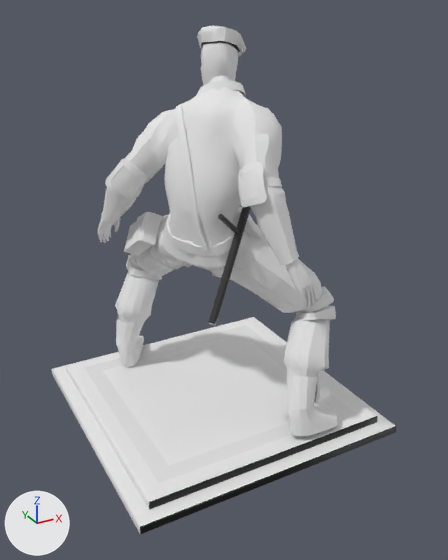
The FBX model Resource/Models/testmodel.fbx as it was, and as the next commit left it.
Camera for both pictures: a 50 mm lens placed at (8.079, -4.547, 1.424), pointed at (9.043, -2.795, 0.549). Lighting does not change. The marker at lower left points along +X, +Y and +Z. Where no turn or scale is listed for an object, it has been applied to the vertices.
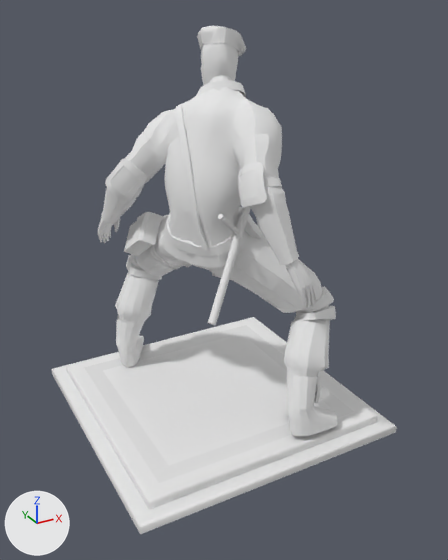
What changed in the scene script:
```text
Add mat_material__12415:
    mat_material__12415 = principled_material('Material #12415')
    mat_material__12415.base_color = (0.8, 0.8, 0.8)  # white #e7e7e7
    mat_material__12415.roughness = 1.0
Change me_mesh:
    where me_mesh.from_pydata(...)  # 5793 vertices, 11289 faces; spans x -0.5..0.5, y -0.5..0.5, z 0.0..1.37
    used by ob_box077; location = (9.028, -2.719, 0.0)
    me_mesh part 1: 32 of the faces centred in x 0.034..0.156, y 0.028..0.183, z 1.263..1.325 switch from mat_material__12434_slot__5 (black #000000) to mat_material__11594 (white #e7e7e7)
    me_mesh part 2: 96 of the faces centred in x -0.43..0.43, y -0.5..-0.448, z 0.007..0.056 switch from mat_material__12434_slot__5 (black #000000) to mat_material__12415 (white #e7e7e7)
    me_mesh part 3: all 720 faces that had it switch from mat_lambert2 (black #353535) to mat_material__11594 (white #e7e7e7)
```

Location of each change, (x1, y1, x2, y2) in pixels of the pictures (448 x 560 px):
part 1 of me_mesh, recoloured: (201, 41, 240, 52) in both
part 2 of me_mesh, recoloured (black to white): (140, 416, 397, 534) in both
part 3 of me_mesh, recoloured (black to white): (208, 206, 251, 325) in both
